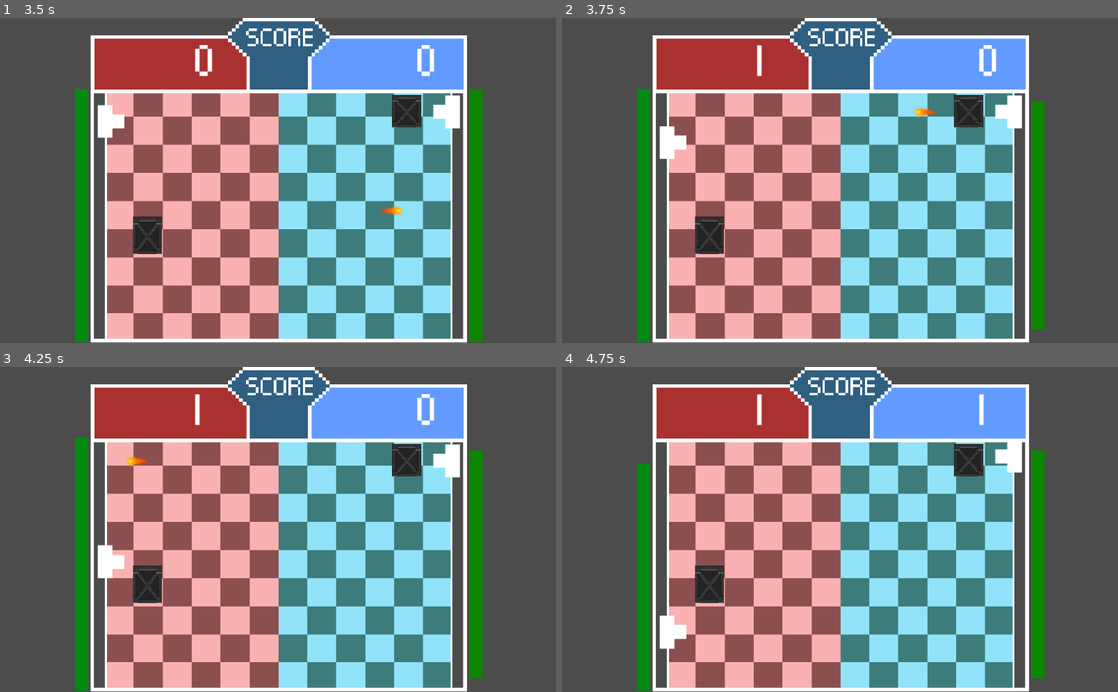
Above: before the commit, frames 1-4 (two rows, left to right).
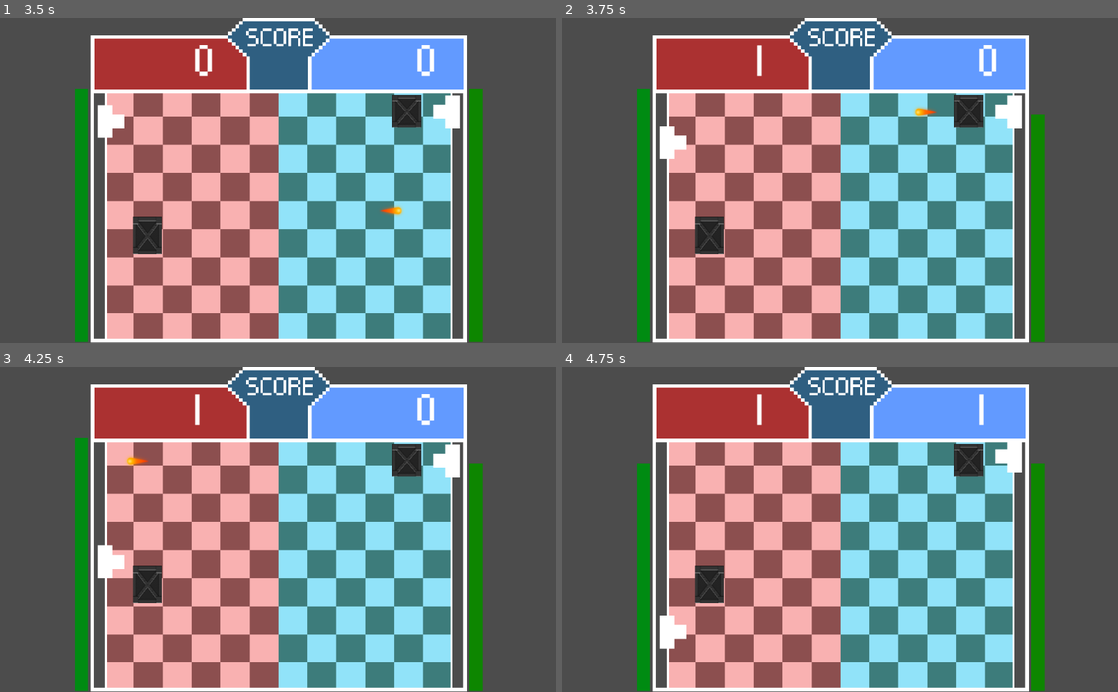
Above: after the commit, the same moments.

Repository: Raelr/dd-pong-invaders
Game: Godot game, scene res://scenes/MainMenu.tscn
Same seed, same stepped clock (60 frames per second), same inputs: the game is played once before the commit and once after it.
Inputs (mouse positions are in pixels of both pictures, inside the frame that each line leads up to):
- Up to frame 1 (3.5 s): tap Enter at 0.5 s; move the mouse to (261, 206) at 0.52 s; hold W 0.53-1.28 s; click (261, 206) at 0.6 s; move the mouse to (166, 196) at 1.27 s; hold S 1.28-2.03 s; tap E (playerActive) at 1.35 s; move the mouse to (333, 109) at 2.02 s; hold W from 2.03 s (still down); tap O (playerTwoActive) at 2.1 s; move the mouse to (250, 245) at 2.77 s; tap F at 2.85 s; click (250, 245) at 2.92 s
- Up to frame 2 (3.75 s): move the mouse to (1006, 229) at 3.52 s; release W at 3.53 s; hold S from 3.53 s (still down); hold H from 3.53 s (still down)
- Up to frame 3 (4.25 s): keep holding S; keep holding H
- Up to frame 4 (4.75 s): keep holding S; move the mouse to (673, 480) at 4.27 s; release H at 4.28 s; tap I at 4.35 s

Frame 1 is identical in both runs. In frame 2, 0.2% of the frame differs, in the area x 84-87%, y 25-100%; in frame 3, 0.2%; in frame 4, 0.2%.

Commit message:
Fixed health bar for player two

Diff:
--- a/scenes/Arena.tscn
+++ b/scenes/Arena.tscn
@@ -100,7 +100,7 @@
 value = 100.0
 rounded = true
 texture_progress = ExtResource( 6 )
-fill_mode = 7
+fill_mode = 3
 __meta__ = {
 "_edit_use_anchors_": false
 }
